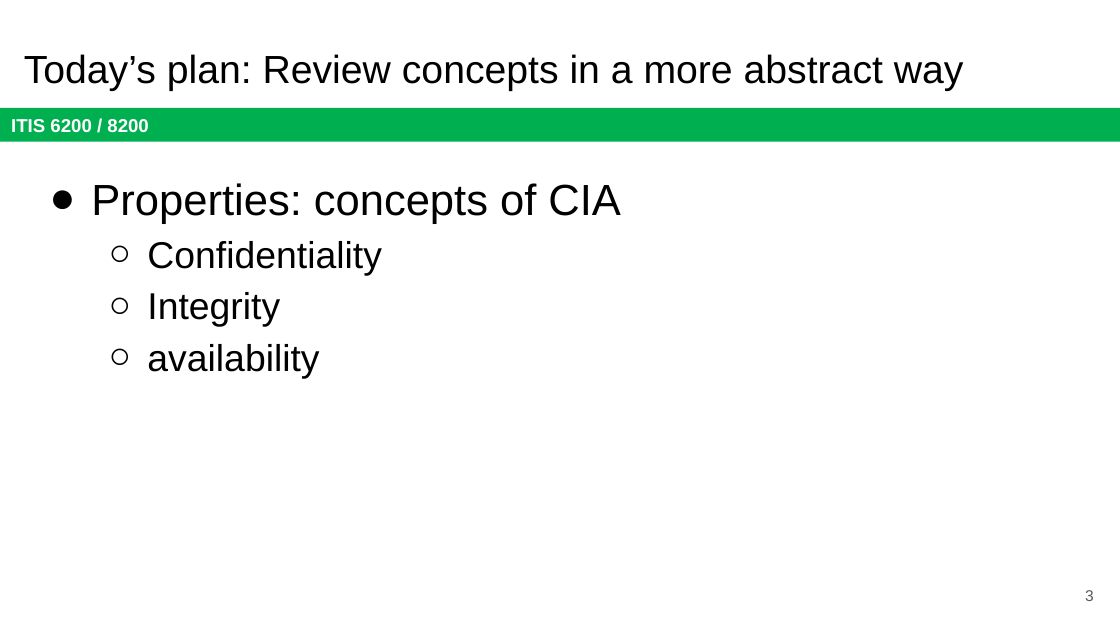
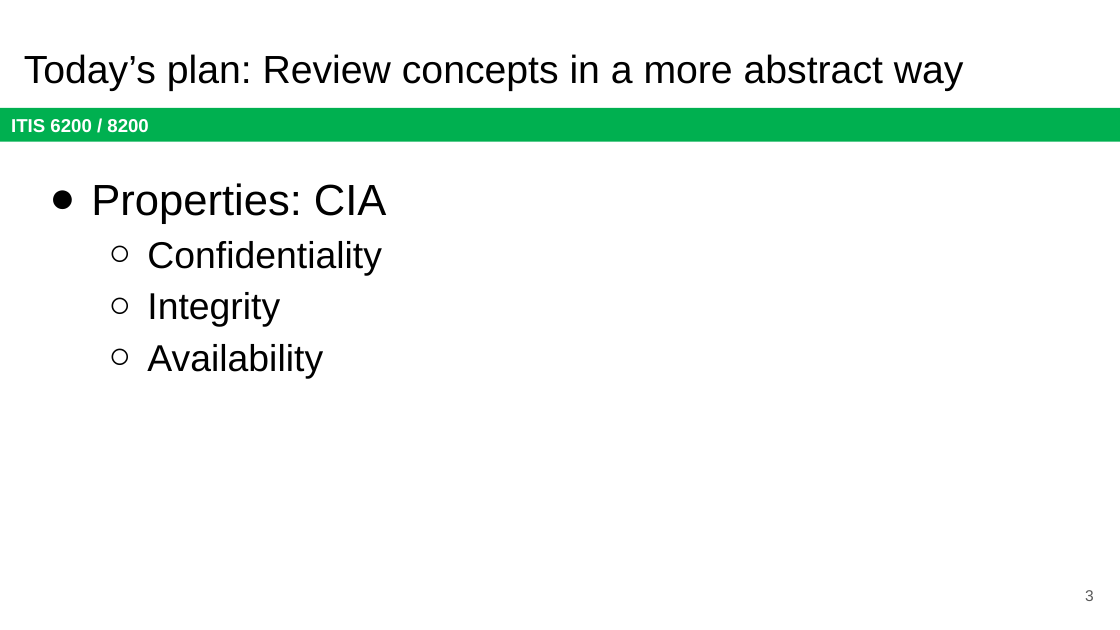
Before and after one commit to jx5c/github.io, a slide deck: slide 3 of teaching/ITIS6200/2023fa/lectures/Properties, policies, and mechanisms.pptx. Drawn at 1120x630 pixels with LibreOffice and Linux fonts; fonts in the diff are those of the drawing. Boxes give left, top, right and bottom in pixels: in the first picture for what was removed or moved away, otherwise in the second. Text is boxed around its words. In the diff, an @@ line names an element or a change of style, - is before the commit and + after.

```diff
--- a/teaching/ITIS6200/2023fa/lectures/Properties, policies, and mechanisms.pptx
+++ b/teaching/ITIS6200/2023fa/lectures/Properties, policies, and mechanisms.pptx
@@ text at (91, 183, 386, 224): text changed @@
-● Properties: concepts of CIA
+● Properties: CIA
@@ text at (147, 344, 323, 378): text changed @@
-  ○ availability
+  ○ Availability
```
Also in this commit, not shown: 4 other slides changed.
